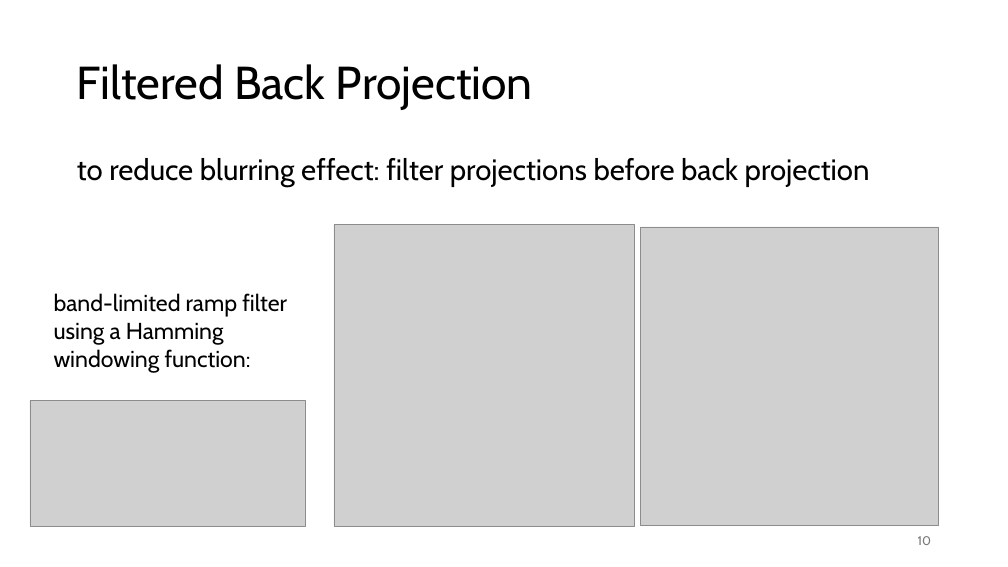
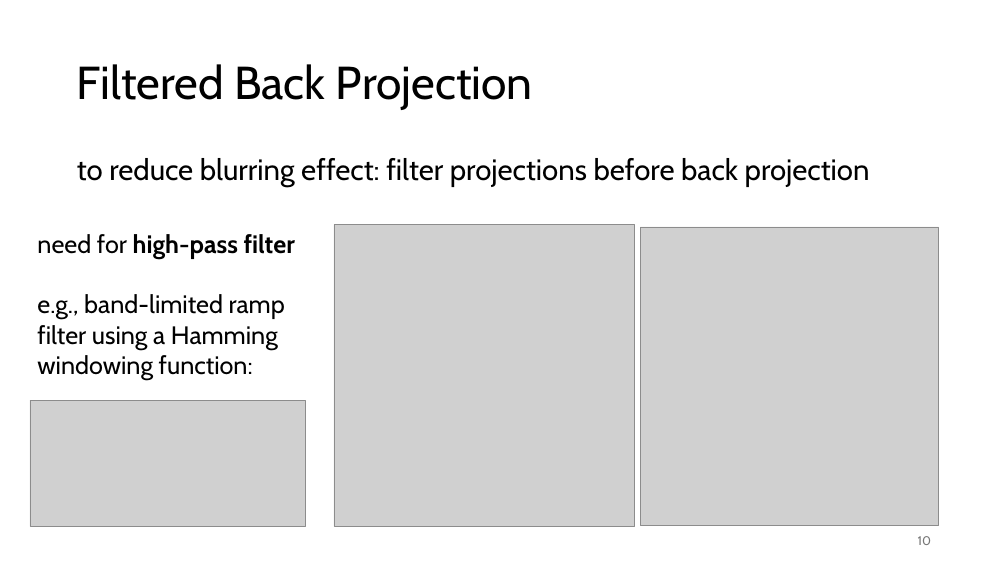
Before and after one commit to FelixWick/DL_images, a slide deck: slide 10 of slides/CT.pptx. Drawn at 1008x567 pixels with LibreOffice and Linux fonts; fonts in the diff are those of the drawing; grey boxes stand for pictures. Boxes give left, top, right and bottom in pixels: in the first picture for what was removed or moved away, otherwise in the second. Text is boxed around its words. In the diff, an @@ line names an element or a change of style, - is before the commit and + after.

```diff
--- a/slides/CT.pptx
+++ b/slides/CT.pptx
@@ text at box(37, 234, 295, 380): text changed; size 22 to 24 pt @@
-band-limited ramp filter using a Hamming windowing function:
+need for high-pass filter
+e.g., band-limited ramp filter using a Hamming windowing function:
```
Also in this commit, not shown: 1 slide added, 1 other file.
